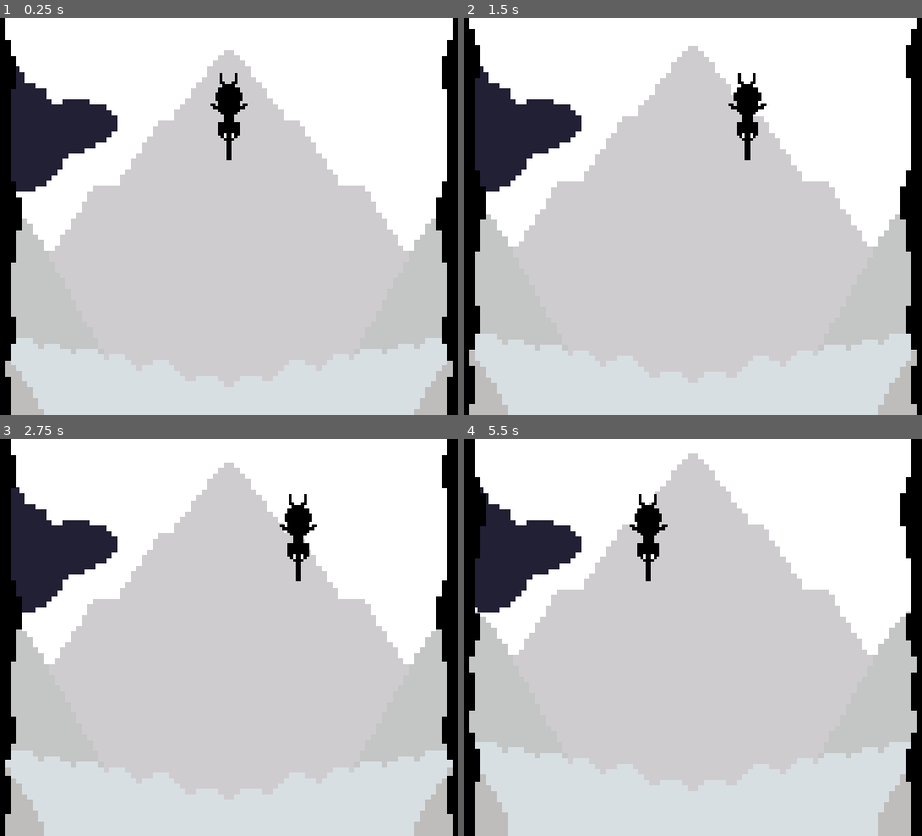
Above: before the commit, frames 1-4 (two rows, left to right).
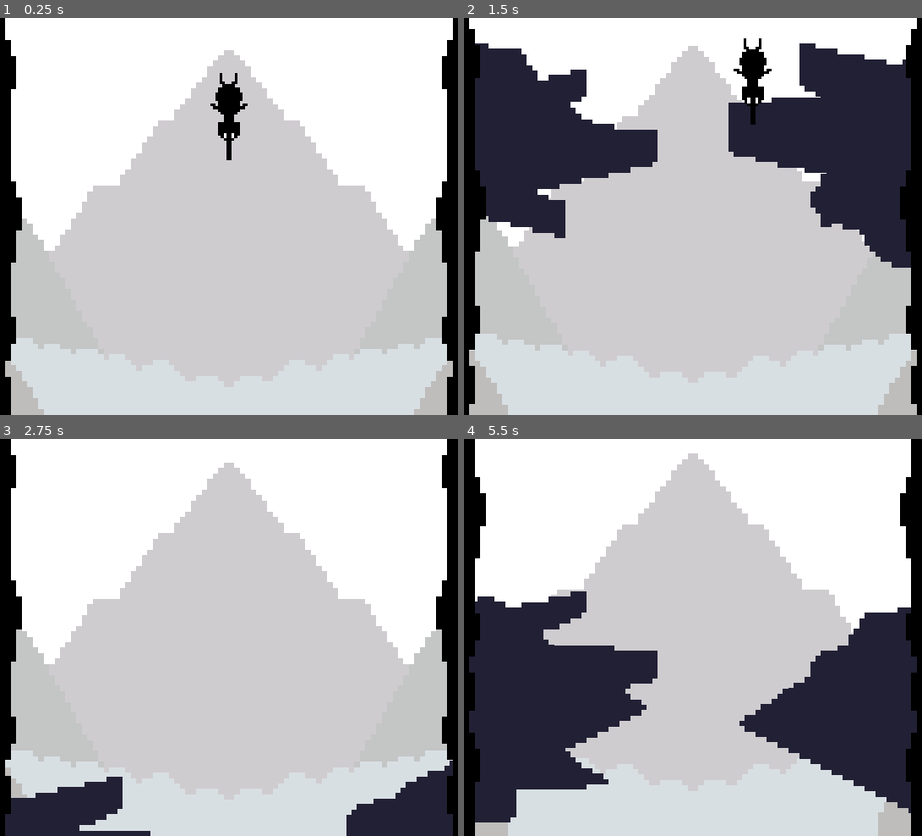
Above: after the commit, the same moments.

Repository: ClarkThyLord/Kiwi-Airborne
Game: Godot game, scene res://scenes/Game/Game.tscn
The game is run twice, just before and just after one commit, with the same random seed, the same clock (stepped at 60 frames per second) and the same inputs.
Inputs:
- Up to frame 1 (0.25 s): no input
- Up to frame 2 (1.5 s): hold Right (ui_right) 0.53-1.28 s; hold Left (ui_left) from 1.28 s (still down)
- Up to frame 3 (2.75 s): release Left (ui_left) at 2.03 s; hold Right (ui_right) from 2.03 s (still down)
- Up to frame 4 (5.5 s): release Right (ui_right) at 3.53 s; hold Left (ui_left) from 3.53 s (still down)

The runs differ from the first frame. In frame 1, 4.0% of the frame differs, in the area x 2-26%, y 12-44%; in frame 2, 20%; in frame 3, 10%; in frame 4, 29%, in the area x 1-99%, y 12-97%.

Commit message:
progress on Game
Clark was here :V

Diff:
--- a/objects/object.gd
+++ b/objects/object.gd
@@ -31,3 +31,9 @@
 	)
 	if points.size() > 0:
 		CollisionPolygon2DRef.set_polygon(points[0])
+
+
+func _process(delta):
+	if not Engine.editor_hint:
+		if position.y < -300:
+			queue_free()
--- a/scenes/Game/Game.gd
+++ b/scenes/Game/Game.gd
@@ -1,4 +1,9 @@
 extends Node2D
+
+
+
+# Imports
+const Rock := preload("res://objects/rock/Rock.tscn")
 
 
 
@@ -7,7 +12,7 @@
 
 
 # Declarations
-var Spawns = [Vector2(150, 750), Vector2(874, 750)]
+var Spawns = [Vector2(120, 750), Vector2(904, 750)]
 
 
 
@@ -15,3 +20,15 @@
 func _process(delta : float) -> void:
 	$Walls/Texture.region_rect.position.y += 1
 	$Background/Mountains.region_rect.position.y += 0.01
+	if $Objects.get_child_count() < 10:
+		var rock = Rock.instance()
+		$Objects.add_child(rock)
+		randomize()
+		rock.Version = randi() % 6
+		if randi() % 2 == 0:
+			rock.position = Spawns[0]
+		else:
+			rock.scale.x *= -1
+			rock.position = Spawns[1]
+	for object in $Objects.get_children():
+		object.position.y -= 8
--- a/scenes/Game/Game.tscn
+++ b/scenes/Game/Game.tscn
@@ -28,7 +28,8 @@
 [node name="Objects" type="Node2D" parent="."]
 
 [node name="Rock" parent="Objects" instance=ExtResource( 6 )]
-position = Vector2( 128, 65 )
+position = Vector2( 904, 900 )
+scale = Vector2( -8.258, 8.219 )
 Version = 1
 
 [node name="Walls" type="StaticBody2D" parent="."]
